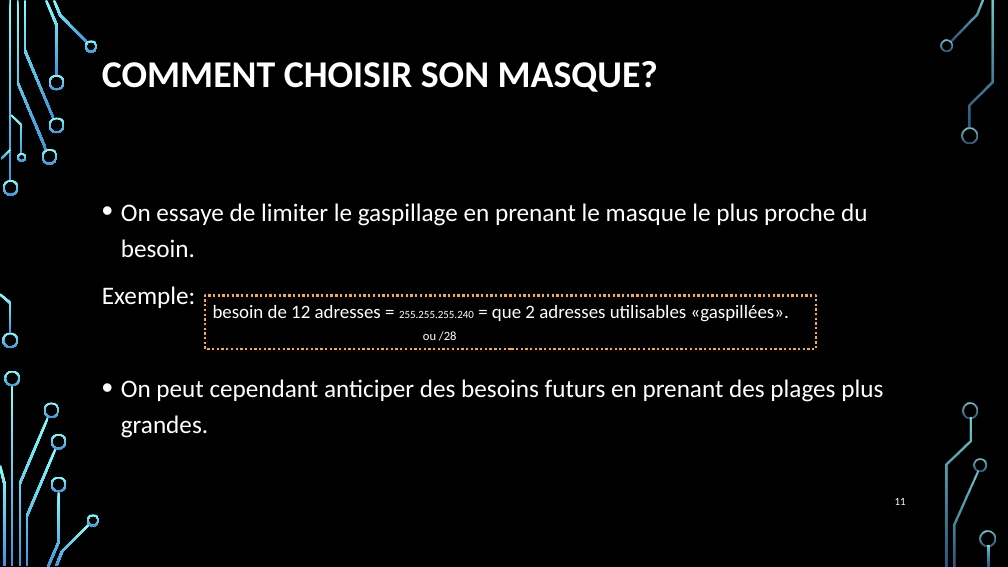
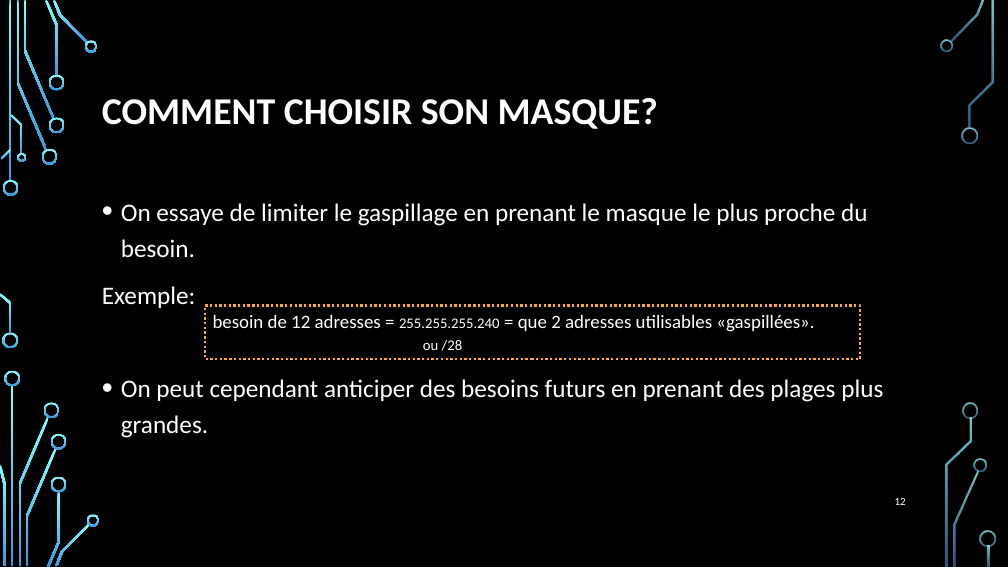
Before and after one commit to Jayleeva/42netpractice, a slide deck: slide 12 of Adressage ip.pptx (slide 11 before the commit). Drawn at 1008x567 pixels with LibreOffice and Linux fonts; fonts in the diff are those of the drawing; background and template pictures are left out. Boxes give left, top, right and bottom in pixels: in the first picture for what was removed or moved away, otherwise in the second. Text is boxed around its words. In the diff, an @@ line names an element or a change of style, - is before the commit and + after.

```diff
--- a/Adressage ip.pptx
+++ b/Adressage ip.pptx
@@ title "COMMENT CHOISIR SON MASQUE?" at (102, 98, 658, 129): vertical alignment top to middle @@
@@ rectangle "besoin de 12 adresses = ...": place and size @@
-rectangle "besoin de 12 adresses = ..." at (205, 296, 816, 349)
+rectangle "besoin de 12 adresses = ..." at (205, 306, 860, 359)
@@ rectangle "besoin de 12 adresses = ..." at (205, 306, 860, 359): size 10.5 to 14 pt in "255.255.255.240"; size 12 to 14 pt in "ou /28" @@
@@ page number at (895, 498, 906, 505): text changed @@
-11
+12
```
Also in this commit, not shown: 4 other slides changed, 4 slides added, 1 slide removed.
